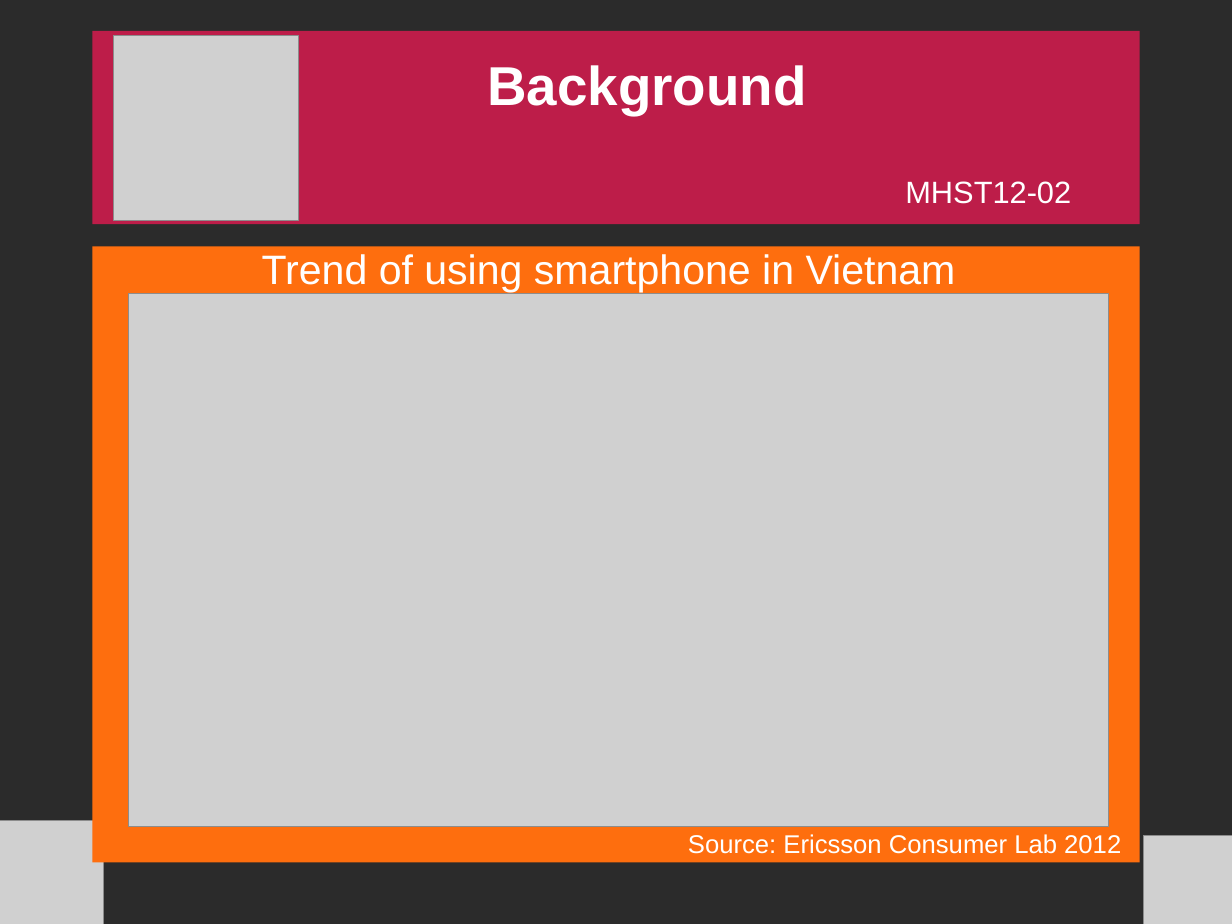
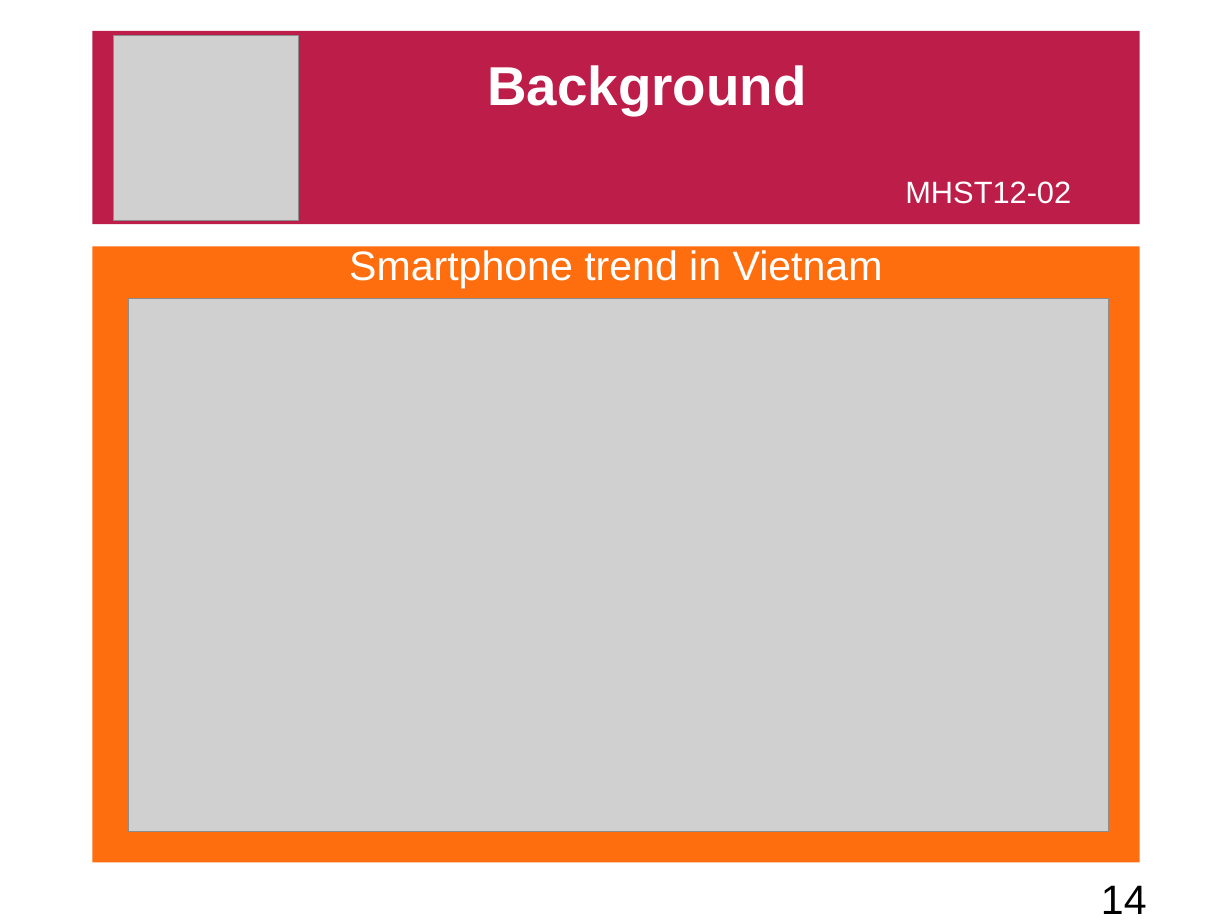
Before and after one commit to freshdocs/cmsandroid, a slide deck: slide 14 of Documents/docs/[MHST12-02] 9. Slide.odp (slide 10 before the commit). Drawn at 1232x924 pixels with LibreOffice and Linux fonts; fonts in the diff are those of the drawing; grey boxes stand for pictures; background and template pictures are left out; a plain dark background stands for a picture behind light text. Boxes give left, top, right and bottom in pixels: in the first picture for what was removed or moved away, otherwise in the second. Text is boxed around its words. In the diff, an @@ line names an element or a change of style, - is before the commit and + after.

```diff
--- a/Documents/docs/[MHST12-02] 9. Slide.odp
+++ b/Documents/docs/[MHST12-02] 9. Slide.odp
@@ background picture (left out) to #FFFFFF @@
@@ text at <box>349,250,883,288</box>: text changed @@
-Trend of using smartphone in Vietnam
+Smartphone trend in Vietnam
@@ picture: place and size @@
-picture at <box>129,293,1109,827</box>
+picture at <box>129,298,1109,832</box>
@@ picture removed at <box>0,821,103,924</box> @@
@@ text removed at <box>688,834,1121,854</box> @@
-Source: Ericsson Consumer Lab 2012
@@ picture removed at <box>1143,835,1232,924</box> @@
@@ page number added at <box>1101,885,1147,914</box>, 24 pt, text #000000 @@
+14
```
Also in this commit, not shown: 12 other slides changed, 13 slides added, 9 slides removed, 1 other file.
